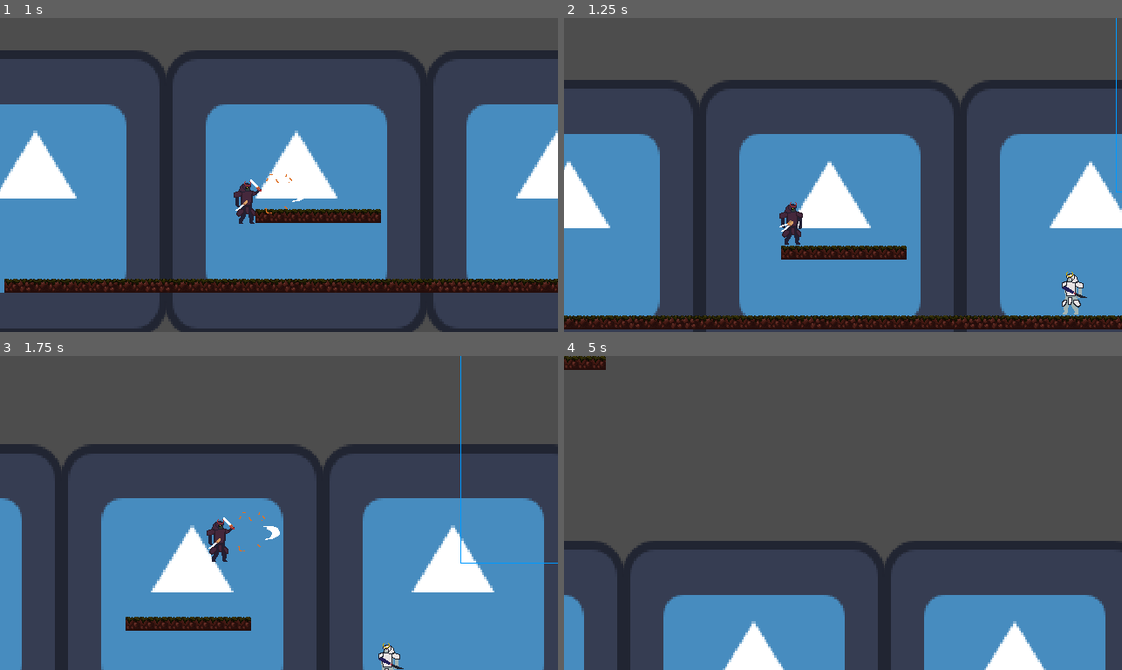
Above: before the commit, frames 1-4 (two rows, left to right).
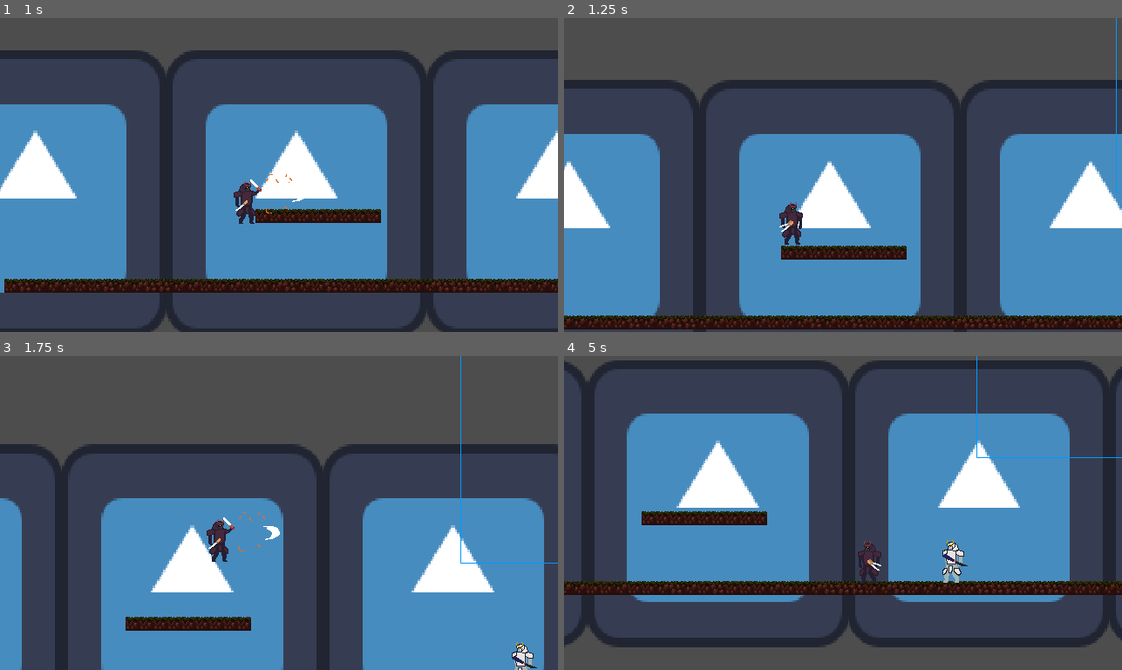
Above: after the commit, the same moments.

Repository: DEFSYDNEY/Yr12SEYearly
Game: Godot game, scene res://Levels/test_level.tscn
Same seed, same stepped clock (60 frames per second), same inputs: the game is played once before the commit and once after it. The engine's default icon, where the game draws it, is replaced by a stand-in: a white triangle on a blue panel in a dark square.
Inputs (mouse positions are in pixels of both pictures, inside the frame that each line leads up to):
- Up to frame 1 (1 s): move the mouse to (401, 159) at 0.52 s; hold D (right) from 0.53 s (still down); click (401, 159) at 0.6 s; tap Space (jump) at 0.77 s
- Up to frame 2 (1.25 s): keep holding D (right)
- Up to frame 3 (1.75 s): keep holding D (right); move the mouse to (167, 528) at 1.27 s; click (167, 528) at 1.35 s; tap Space (jump) at 1.52 s
- Up to frame 4 (5 s): move the mouse to (898, 443) at 2.02 s; release D (right) at 2.03 s; hold A (left) 2.03-2.78 s; click (898, 443) at 2.1 s; move the mouse to (815, 575) at 2.77 s; hold D (right) 2.78-4.28 s; click (815, 575) at 2.85 s; tap Space (jump) at 3.02, 3.77, 4.52 s; move the mouse to (1010, 560) at 3.52 s; click (1010, 560) at 3.6 s; move the mouse to (675, 465) at 4.27 s; hold A (left) from 4.28 s (still down); click (675, 465) at 4.35 s

Frame 1 is identical in both runs. In frame 2, 0.3% of the frame differs, in the area x 89-94%, y 80-95%; in frame 3, 0.5%; in frame 4, 65%, in the area x 0-100%, y 0-100%.

Commit message:
Ai changes
made it so I can customise the enemy patrol distance and have a boolean so some enemies start stationary and not patrolling

Diff:
--- a/Levels/test_level.tscn
+++ b/Levels/test_level.tscn
@@ -126,6 +126,11 @@
 
 [node name="Enemies" type="Node2D" parent="."]
 
+[node name="EnemyWhiteRaider3" parent="Enemies" node_paths=PackedStringArray("player") instance=ExtResource("5_3158n")]
+position = Vector2(885, 453)
+player = NodePath("../../Player")
+stationary = true
+
 [node name="EnemyWhiteRaider" parent="Enemies" node_paths=PackedStringArray("player") instance=ExtResource("5_3158n")]
 position = Vector2(1226, 455)
 player = NodePath("../../Player")
@@ -137,7 +142,3 @@
 health = 5
 damage = 2
 parry_chance = 0.4
-
-[node name="EnemyWhiteRaider3" parent="Enemies" node_paths=PackedStringArray("player") instance=ExtResource("5_3158n")]
-position = Vector2(885, 453)
-player = NodePath("../../Player")
--- a/Scripts/Enemies/enemy_white_raider.gd
+++ b/Scripts/Enemies/enemy_white_raider.gd
@@ -6,9 +6,13 @@
 @export var accel:int = 2000
 @export var health: int = 2
 @export var damage: int = 1
+@export var stationary:bool = false
 
 @export var parry_chance := 0.25
 @export var parry_window := 0.18   # how long the parry can block hits
+
+@export var left_bound_range = -150 # So i can have multiple enemies with different patrol route distances
+@export var right_bound_range = 150 # Remeber left must be negative right positive
 
 @onready var sprite = $Sprite
 @onready var ray_cast = $Sprite/RayCast2D
@@ -33,6 +37,7 @@
 signal enemy_parry
 
 enum states {
+	Lookout,
 	Patrol,
 	Chase,
 	Attack,
@@ -43,9 +48,11 @@
 
 
 func _ready():
-	left_bounds = self.position + Vector2(-150, 0)
-	right_bounds = self.position + Vector2(150, 0)
+	left_bounds = self.position + Vector2(left_bound_range, 0)
+	right_bounds = self.position + Vector2(right_bound_range, 0)
 	player.connect("attack_started", Callable(self, "on_player_attack_started"))
+	if stationary == true:
+		current_state = states.Lookout
 
 
 func _physics_process(delta):
@@ -69,6 +76,8 @@
 		states.Attack:
 			velocity = Vector2.ZERO
 		states.Parry:
+			velocity = Vector2.ZERO
+		states.Lookout:
 			velocity = Vector2.ZERO
 
 	move_and_slide()
